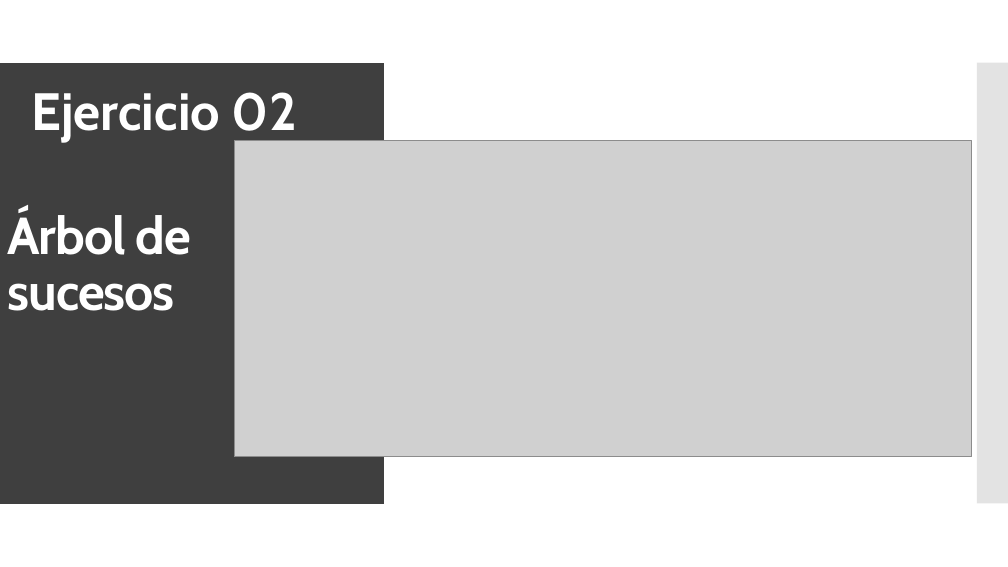
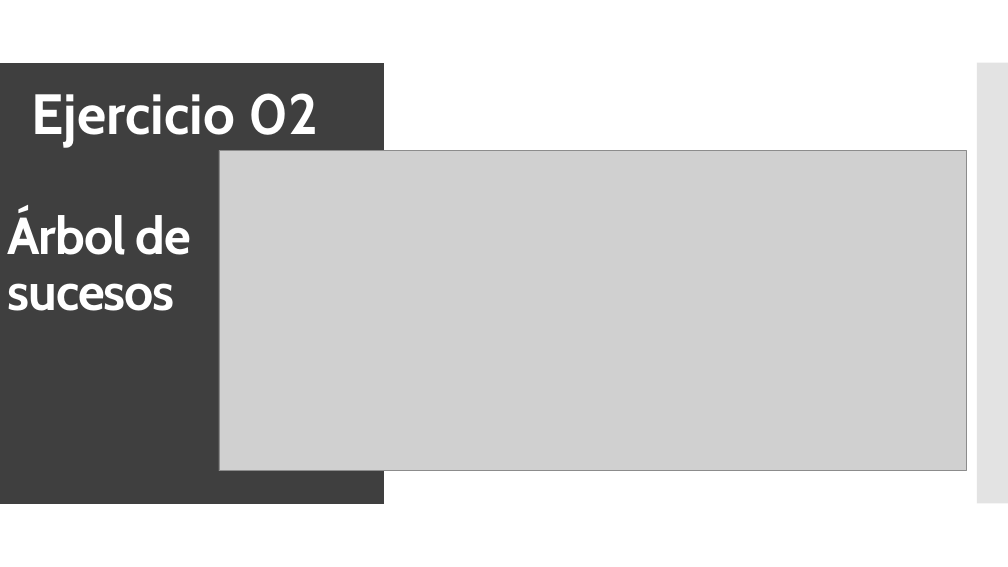
Before and after one commit to Juanfragar/Fiabilidad-y-gestion-de-riesgos, a slide deck: slide 7 of Práctica 3/PRESENTACION.pptx. Drawn at 1008x567 pixels with LibreOffice and Linux fonts; fonts in the diff are those of the drawing; grey boxes stand for pictures. Boxes give left, top, right and bottom in pixels: in the first picture for what was removed or moved away, otherwise in the second. Text is boxed around its words. In the diff, an @@ line names an element or a change of style, - is before the commit and + after.

```diff
--- a/Práctica 3/PRESENTACION.pptx
+++ b/Práctica 3/PRESENTACION.pptx
@@ text "Ejercicio 02" at [31, 93, 318, 147]: size 50 to 54 pt @@
@@ picture: place and size @@
-picture at [234, 141, 972, 457]
+picture at [219, 150, 967, 471]
```
Also in this commit, not shown: 13 other slides changed, 2 other files.
